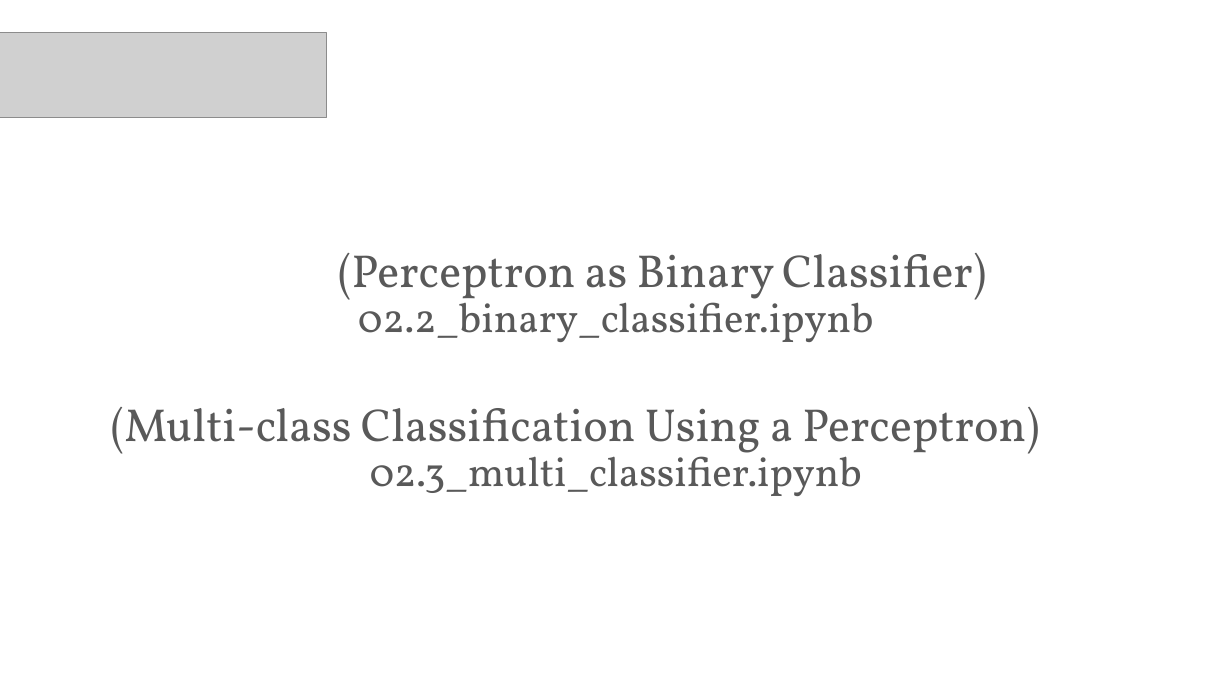
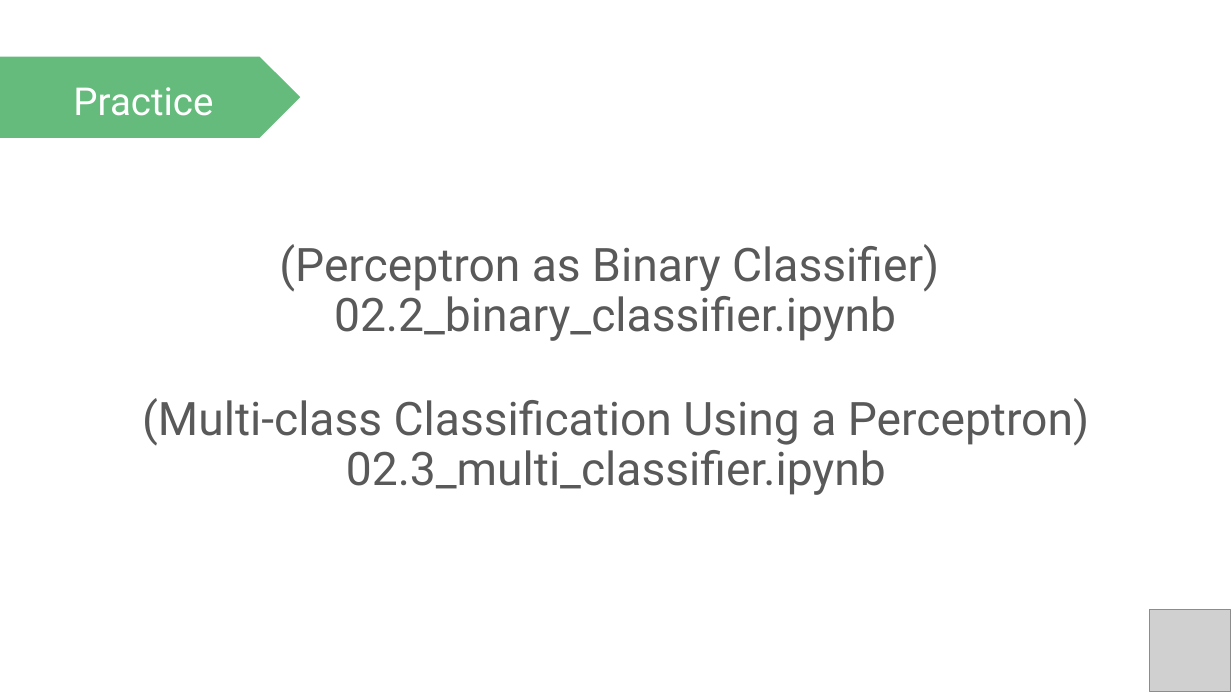
Before and after one commit to PracticumAI/deep_learning, a slide deck: slide 12 of presentations/02.2_activation_functions.pptx. Drawn at 1232x693 pixels with LibreOffice and Linux fonts; fonts in the diff are those of the drawing; grey boxes stand for pictures. Boxes give left, top, right and bottom in pixels: in the first picture for what was removed or moved away, otherwise in the second. Text is boxed around its words. In the diff, an @@ line names an element or a change of style, - is before the commit and + after.

```diff
--- a/presentations/02.2_activation_functions.pptx
+++ b/presentations/02.2_activation_functions.pptx
@@ picture removed at (0,32,327,117) @@
@@ pentagon arrow added at (0,56,300,138), fill #65BB7B @@
@@ text added at (73,87,213,116), 30 pt, text #FFFFFF @@
+Practice
@@ title "(Perceptron as Binary Classifier) 02.2_binary_classifier.ipy ..." at (279,244,939,341): size 32 to 36 pt in "02.2_binary_classifier.ipynb"; font Vollkorn to Roboto @@
@@ text at (142,398,1089,495): text changed; font Vollkorn to Roboto @@
-(Multi-class Classification Using a Perceptron)
-02.3_multi_classifier.ipynb
+(Multi-class Classification Using a Perceptron) 02.3_multi_classifier.ipynb
@@ picture added at (1150,610,1231,692) @@
```
Also in this commit, not shown: 10 other slides changed, 2 slides added, 2 slides removed, 3 other files.
